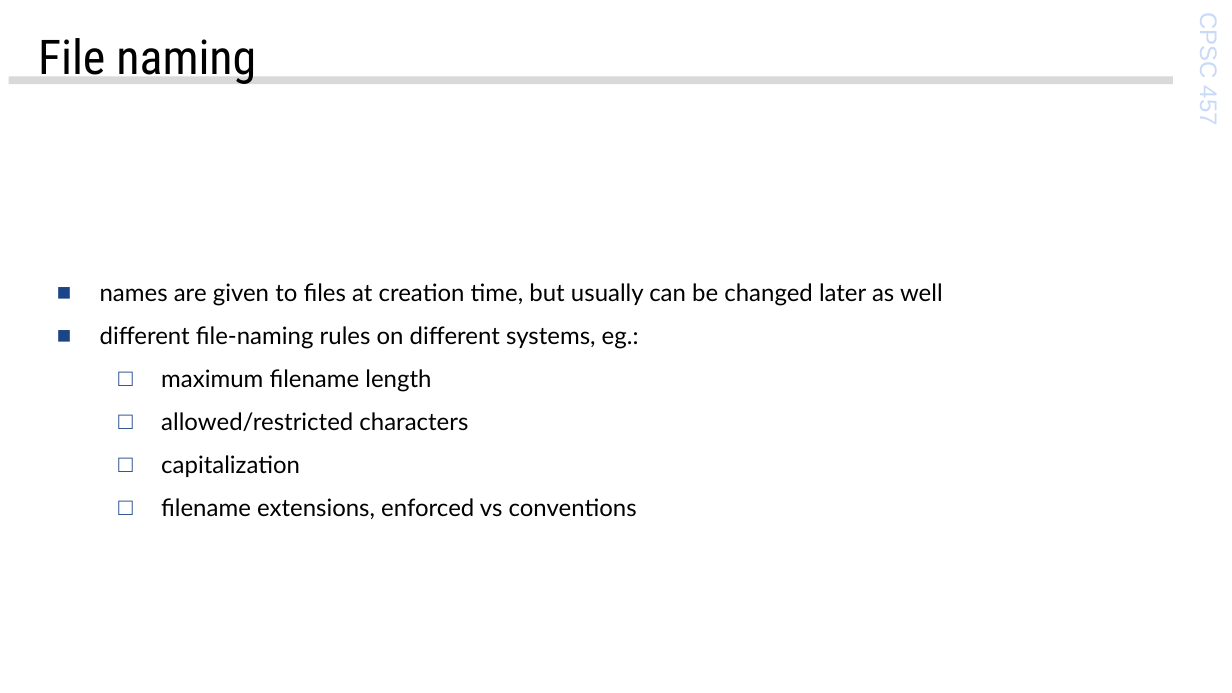
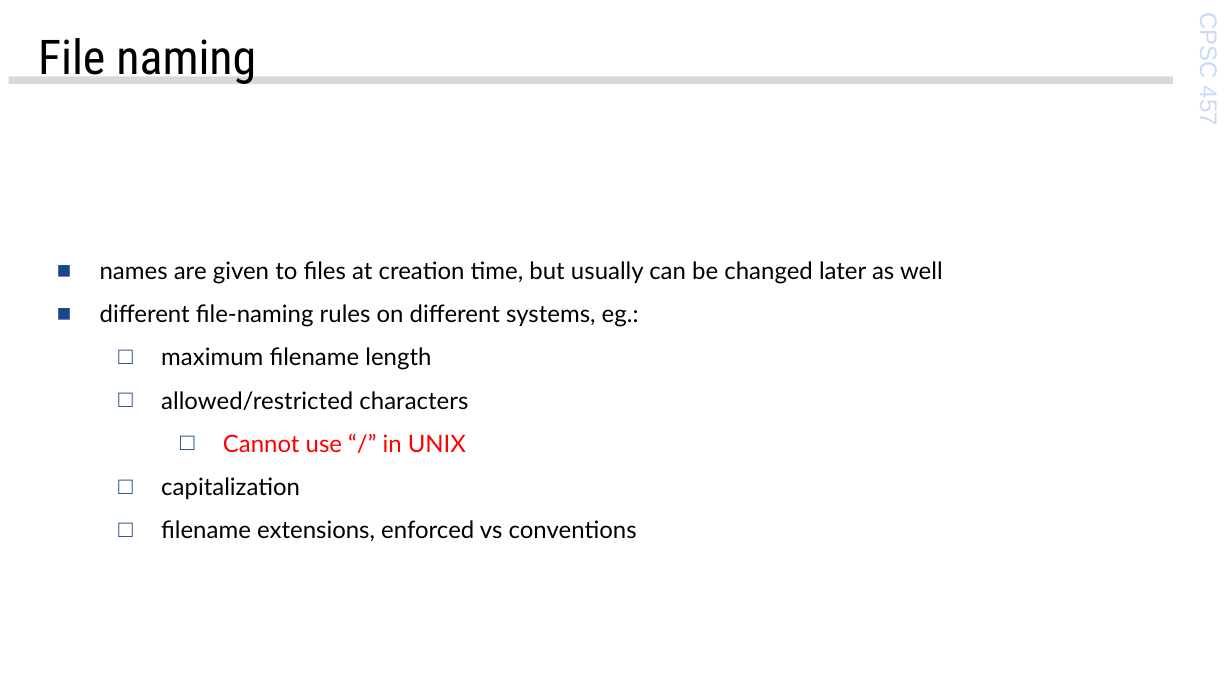
Before and after one commit to ScanonA/HW, a slide deck: slide 7 of cpsc457/classNotes/19ab-filesystems.pptx. Drawn at 1232x693 pixels with LibreOffice and Linux fonts; fonts in the diff are those of the drawing; background and template pictures are left out. Boxes give left, top, right and bottom in pixels: in the first picture for what was removed or moved away, otherwise in the second. Text is boxed around its words. In the diff, an @@ line names an element or a change of style, - is before the commit and + after.

```diff
--- a/cpsc457/classNotes/19ab-filesystems.pptx
+++ b/cpsc457/classNotes/19ab-filesystems.pptx
@@ text at box(223, 434, 466, 453): paragraph added @@
+    □ Cannot use “/” in UNIX
```
Also in this commit, not shown: 3 other slides changed, 3 other files.
